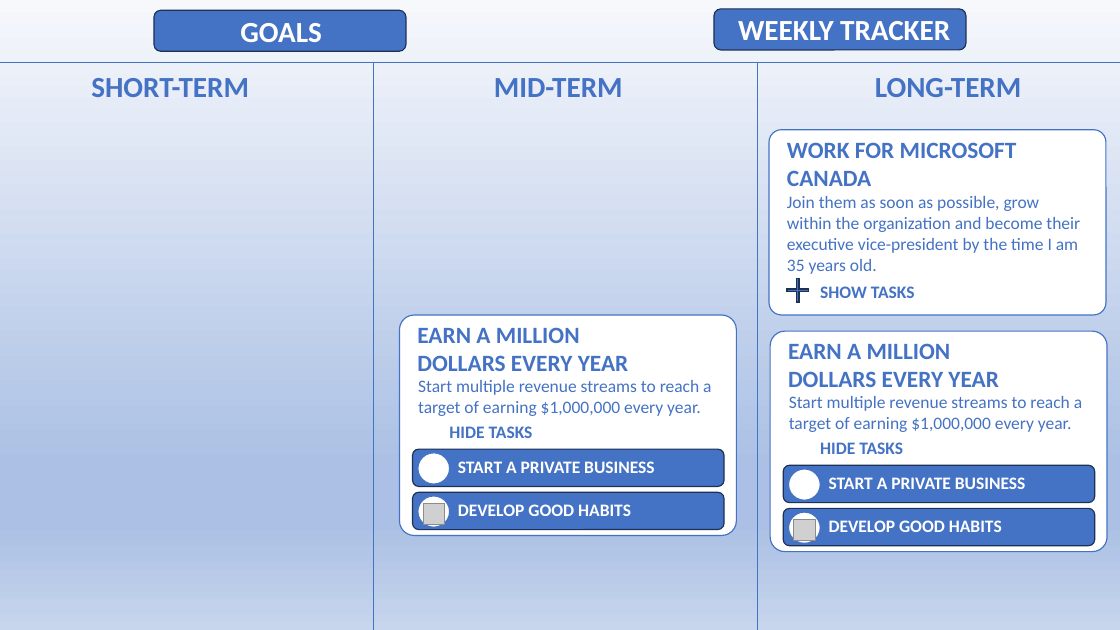
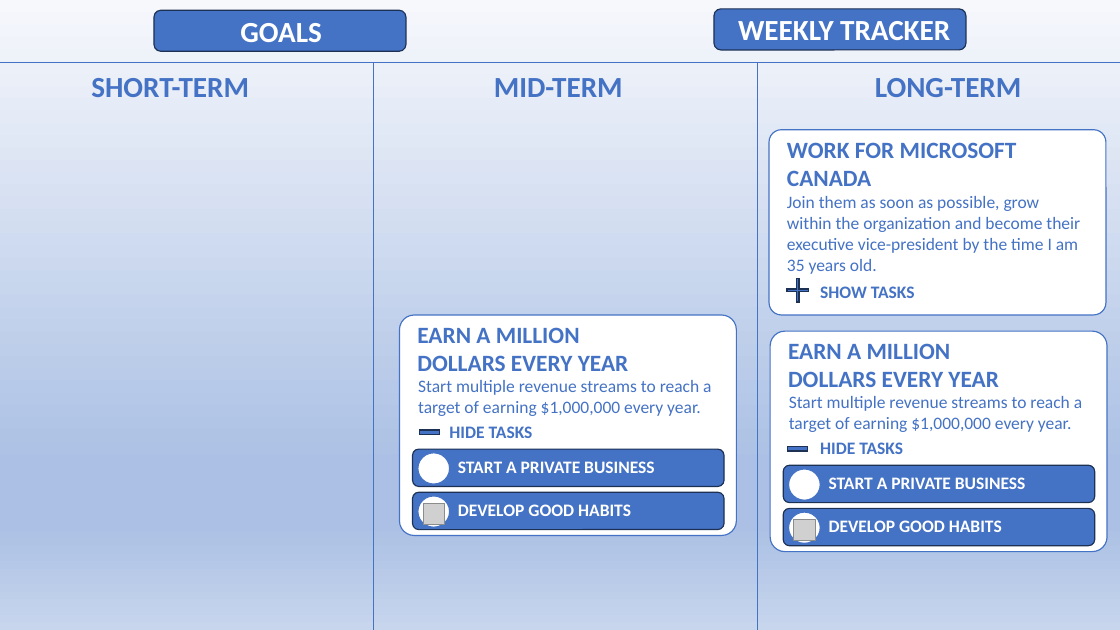
Before and after one commit to SairajGunner/goal-tracker, a slide deck: slide 2 of Goal Tracker App - Screens.pptx. Drawn at 1120x630 pixels with LibreOffice and Linux fonts; fonts in the diff are those of the drawing; grey boxes stand for pictures. Boxes give left, top, right and bottom in pixels: in the first picture for what was removed or moved away, otherwise in the second. Text is boxed around its words. In the diff, an @@ line names an element or a change of style, - is before the commit and + after.

```diff
--- a/Goal Tracker App - Screens.pptx
+++ b/Goal Tracker App - Screens.pptx
@@ math minus added at (x1=416, y1=418, x2=444, y2=448), fill #4472C4, outline #1E3256 1 pt @@
@@ math minus added at (x1=784, y1=434, x2=812, y2=464), fill #4472C4, outline #1E3256 1 pt @@
```
Also in this commit, not shown: 14 other files.
